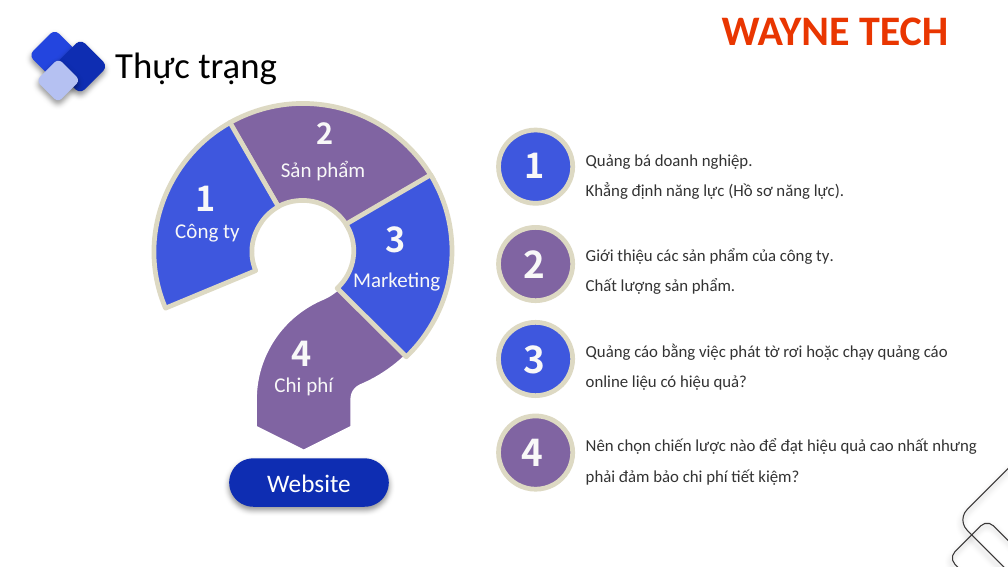
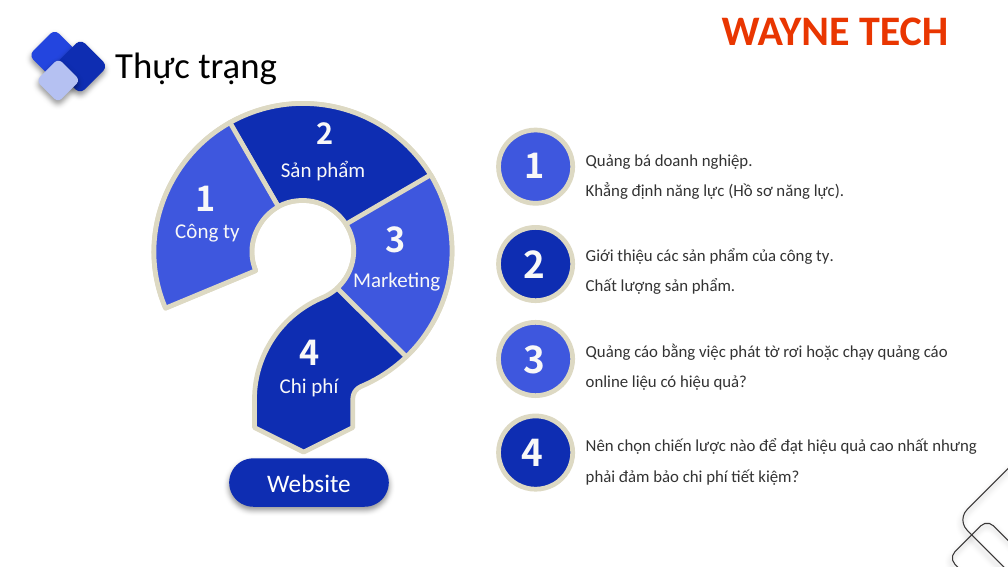
Before and after one commit to danglaiacc/kn, a slide deck: slide 6 of ppt/index.pptx. Drawn at 1008x567 pixels with LibreOffice and Linux fonts; fonts in the diff are those of the drawing. Boxes give left, top, right and bottom in pixels: in the first picture for what was removed or moved away, otherwise in the second. Text is boxed around its words. In the diff, an @@ line names an element or a change of style, - is before the commit and + after.

```diff
--- a/ppt/index.pptx
+++ b/ppt/index.pptx
@@ freeform shape at <box>154,104,452,452</box>: fill #8064A2 to #0E2DB2; outline #FFFFFF 4.5 pt to #DDD9C3 4.5 pt @@
@@ text "4": place and size @@
-text "4" at <box>292,340,312,366</box>
+text "4" at <box>299,339,319,365</box>
@@ text "Chi phí": place and size @@
-text "Chi phí" at <box>274,377,333,396</box>
+text "Chi phí" at <box>280,378,338,397</box>
@@ fill #8064A2 to #0E2DB2 in 3 elements at <box>230,104,434,230</box>, <box>498,228,572,301</box>, <box>498,416,572,489</box> @@
```
Also in this commit, not shown: 18 other slides changed, 1 slide added, 1 slide removed.
